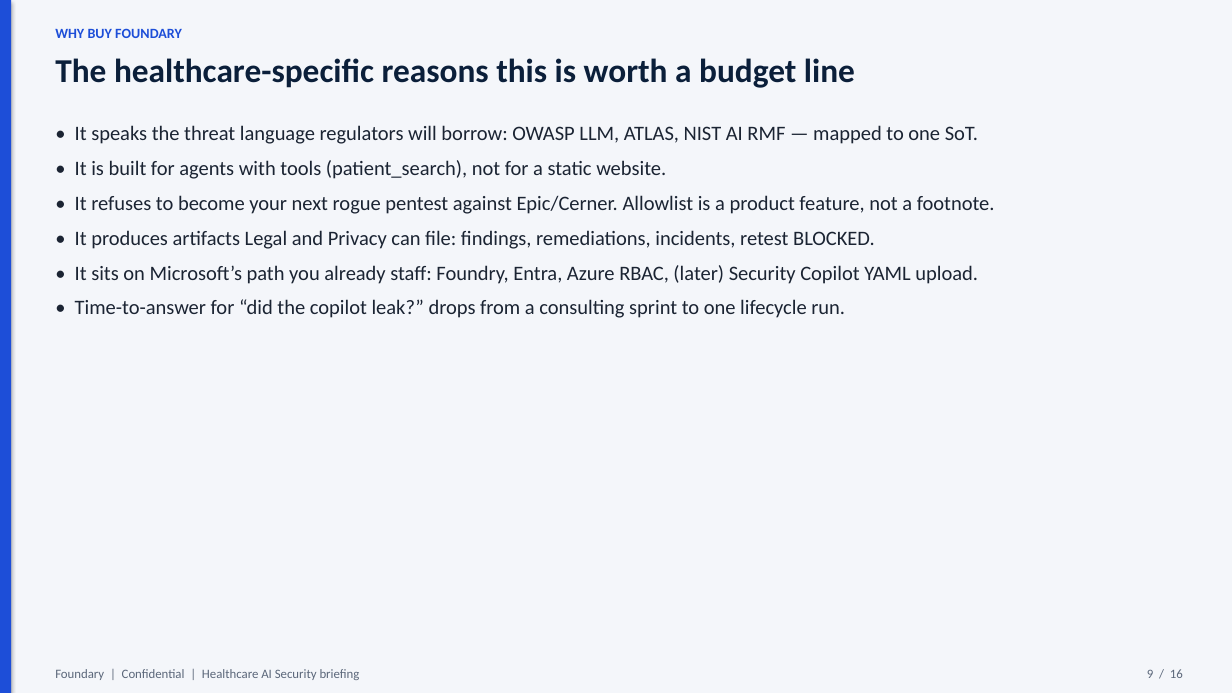
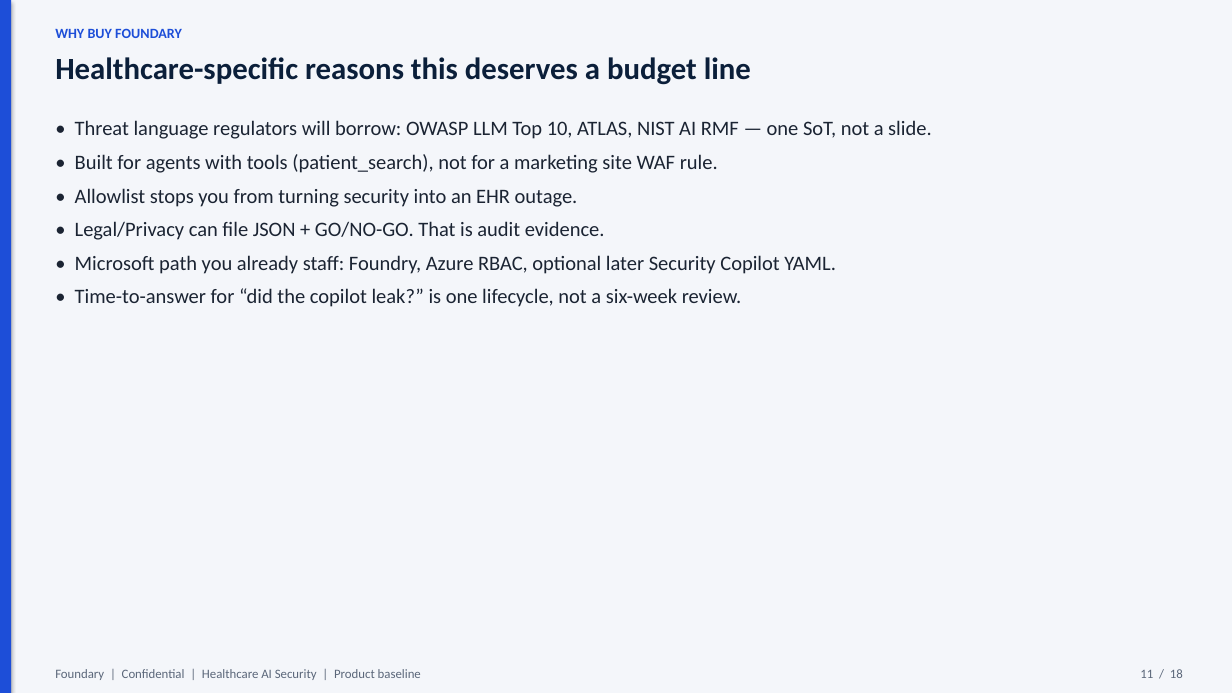
Before and after one commit to atulmishra84/Foundry-Baseline-Security-Agents, a slide deck: slide 11 of docs/Foundary-Healthcare-AI-Security-Brief.pptx (slide 9 before the commit). Drawn at 1232x693 pixels with LibreOffice and Linux fonts; fonts in the diff are those of the drawing. Boxes give left, top, right and bottom in pixels: in the first picture for what was removed or moved away, otherwise in the second. Text is boxed around its words. In the diff, an @@ line names an element or a change of style, - is before the commit and + after.

```diff
--- a/docs/Foundary-Healthcare-AI-Security-Brief.pptx
+++ b/docs/Foundary-Healthcare-AI-Security-Brief.pptx
@@ text at (55, 57, 751, 85): text changed; size 26 to 24 pt @@
-The healthcare-specific reasons this is worth a budget line
+Healthcare-specific reasons this deserves a budget line
@@ text at (75, 120, 931, 307): text changed @@
-• It speaks the threat language regulators will borrow: OWASP LLM, ATLAS, NIST AI RMF — mapped to one SoT.
-• It is built for agents with tools (patient_search), not for a static website.
-• It refuses to become your next rogue pentest against Epic/Cerner. Allowlist is a product feature, not a footnote.
-• It produces artifacts Legal and Privacy can file: findings, remediations, incidents, retest BLOCKED.
-• It sits on Microsoft’s path you already staff: Foundry, Entra, Azure RBAC, (later) Security Copilot YAML upload.
-• Time-to-answer for “did the copilot leak?” drops from a consulting sprint to one lifecycle run.
+• Threat language regulators will borrow: OWASP LLM Top 10, ATLAS, NIST AI RMF — one SoT, not a slide.
+• Built for agents with tools (patient_search), not for a marketing site WAF rule.
+• Allowlist stops you from turning security into an EHR outage.
+• Legal/Privacy can file JSON + GO/NO-GO. That is audit evidence.
+• Microsoft path you already staff: Foundry, Azure RBAC, optional later Security Copilot YAML.
+• Time-to-answer for “did the copilot leak?” is one lifecycle, not a six-week review.
@@ text at (55, 669, 421, 680): text changed @@
-Foundary | Confidential | Healthcare AI Security briefing
+Foundary | Confidential | Healthcare AI Security | Product baseline
@@ text at (1140, 669, 1183, 678): text changed @@
-9 / 16
+11 / 18
```
Also in this commit, not shown: 11 other slides changed, 6 slides added, 4 slides removed, 36 other files.
